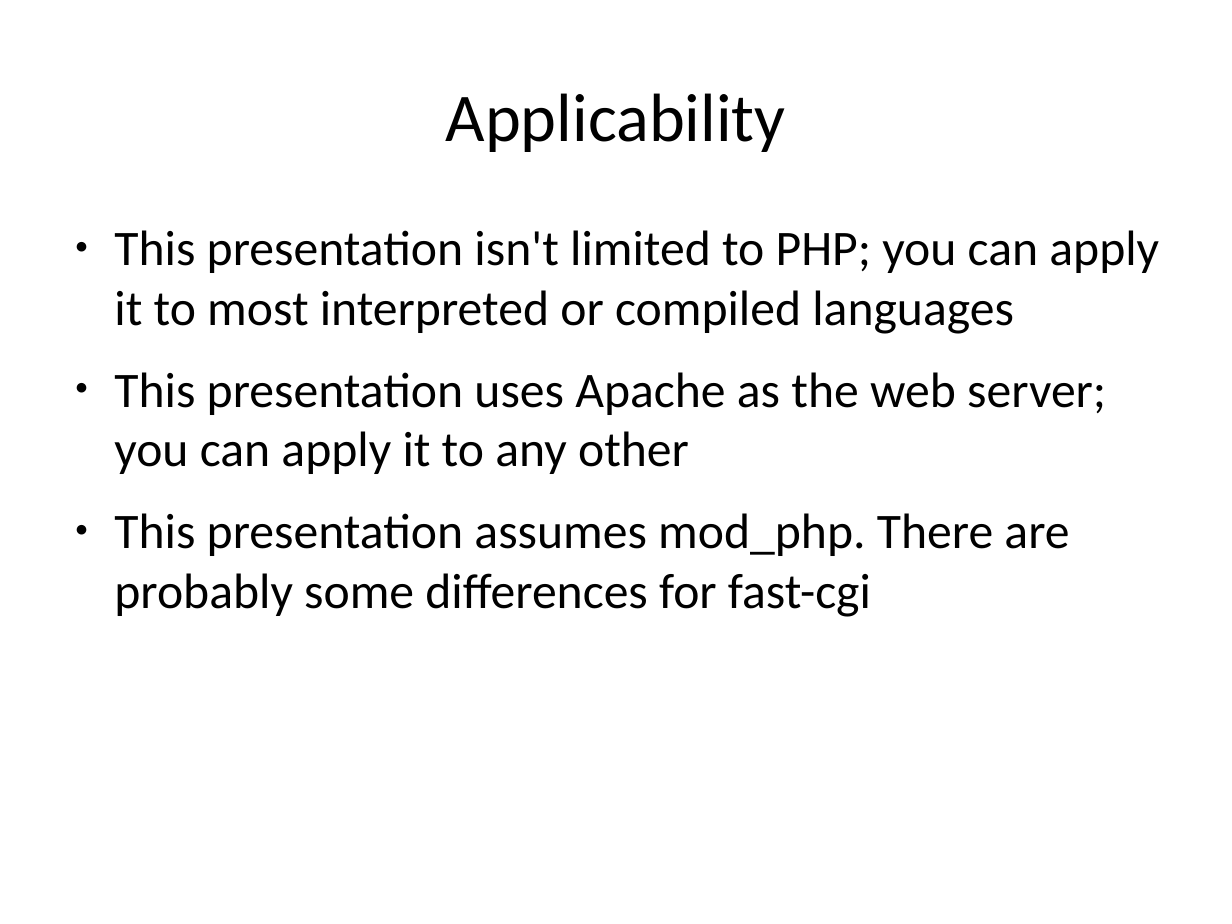
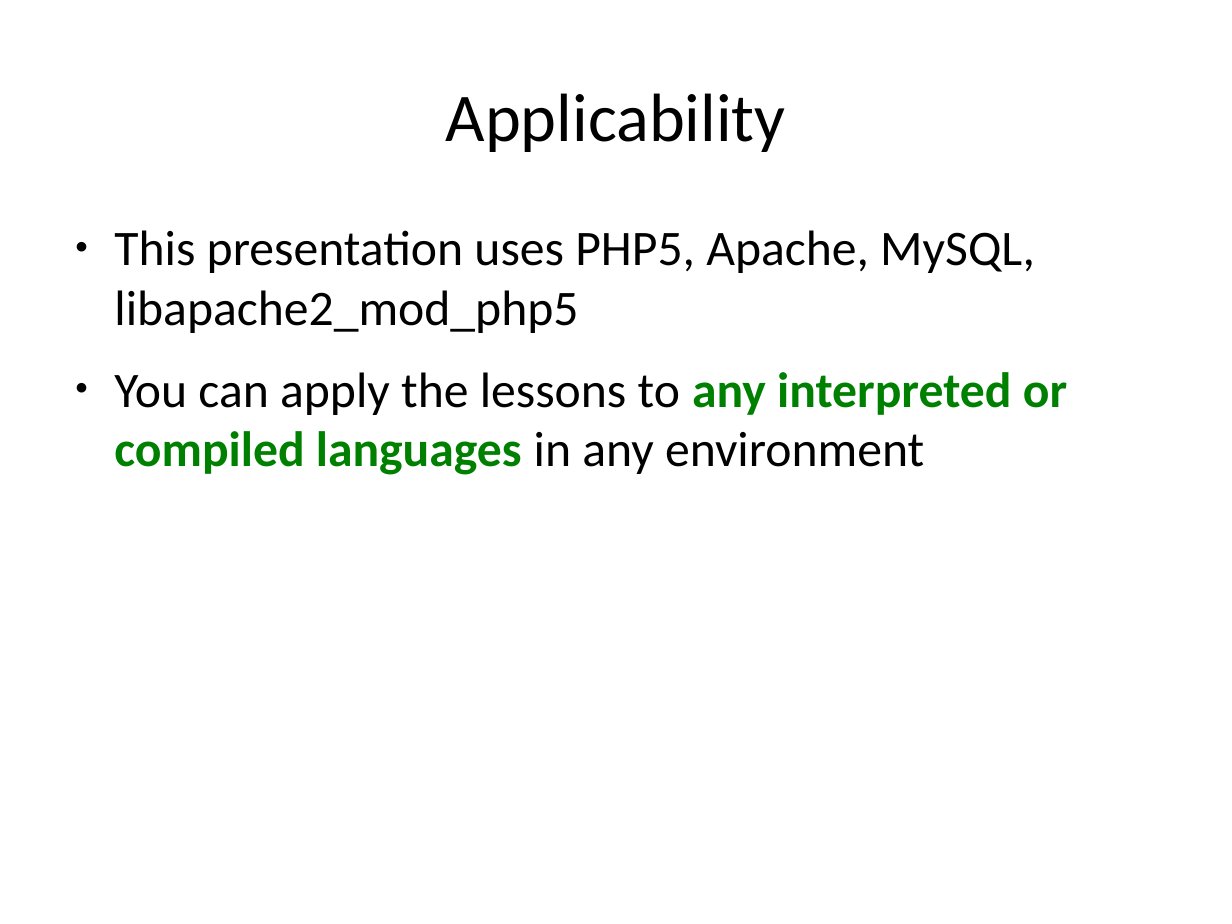
Before and after one commit to bendechrai/preso-understanding-php, a slide deck: slide 4 of Understanding PHP; a Guide to Security.odp. Drawn at 1232x924 pixels with LibreOffice and Linux fonts; fonts in the diff are those of the drawing. Boxes give left, top, right and bottom in pixels: in the first picture for what was removed or moved away, otherwise in the second. Text is boxed around its words. In the diff, an @@ line names an element or a change of style, - is before the commit and + after.

```diff
--- a/Understanding PHP; a Guide to Security.odp
+++ b/Understanding PHP; a Guide to Security.odp
@@ text at bbox=[114, 230, 1067, 475]: text changed @@
-● This presentation isn't limited to PHP; you can apply it to most interpreted or compiled languages
-● This presentation uses Apache as the web server; you can apply it to any other
-● This presentation assumes mod_php. There are probably some differences for fast-cgi
+● This presentation uses PHP5, Apache, MySQL, libapache2_mod_php5
+● You can apply the lessons to any interpreted or compiled languages in any environment
```
Also in this commit, not shown: 4 other slides changed.
